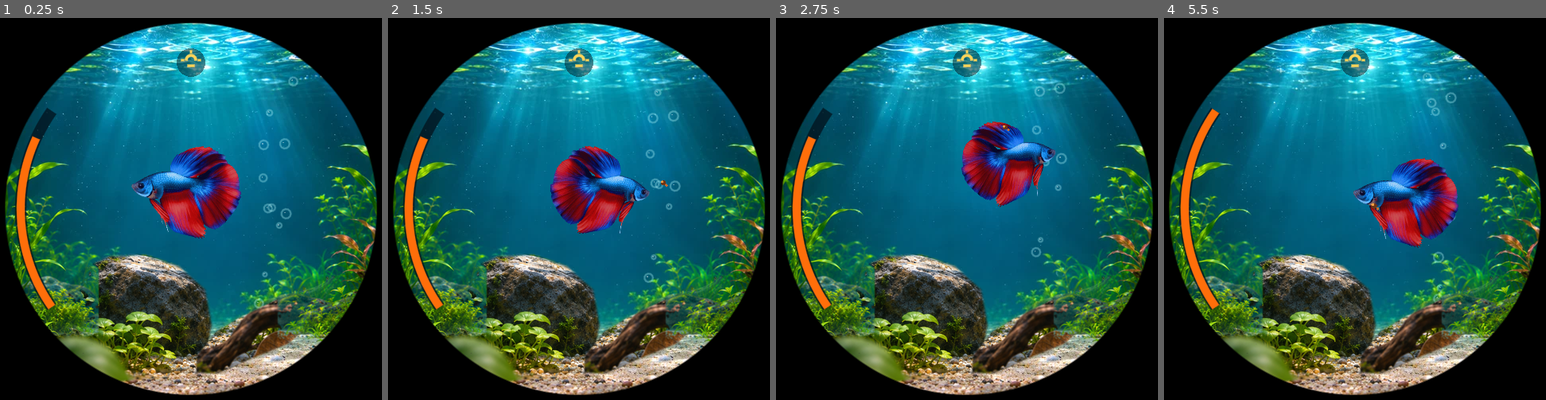
Above: before the commit, frames 1-4 (left to right).
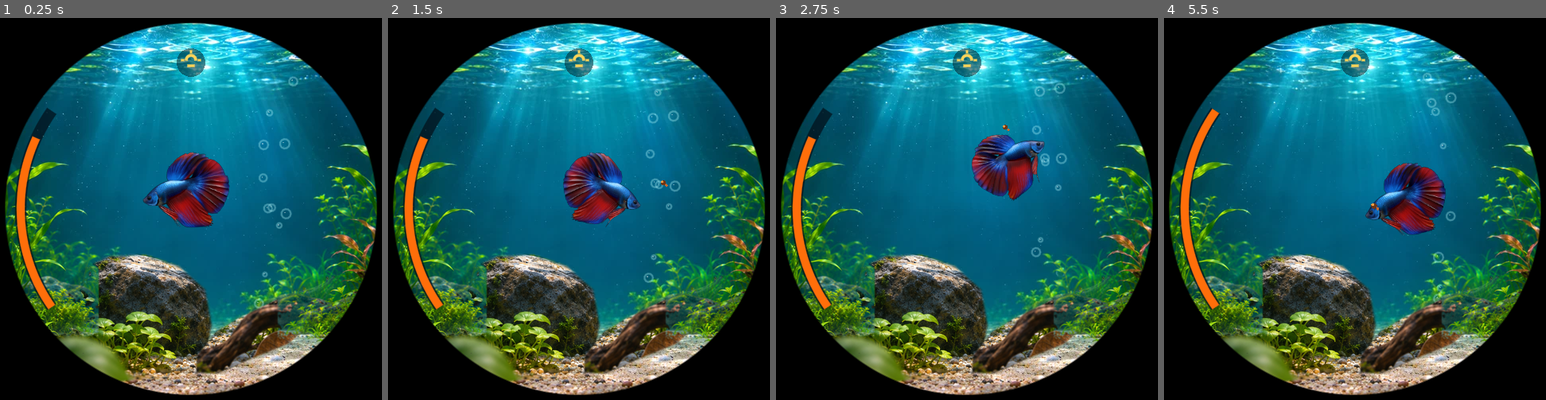
Above: after the commit, the same moments.

Repository: tunaiex/PETSHOP
Game: Godot game, scene res://sahneler/akvaryum.tscn
Two runs of this game, one before a commit and one after it. Both use one fixed random seed, a clock stepped at 60 frames per second and the inputs below.
Inputs (mouse positions are in pixels of both pictures, inside the frame that each line leads up to):
- Up to frame 1 (0.25 s): no input
- Up to frame 2 (1.5 s): tap Enter at 0.5 s; move the mouse to (663, 189) at 0.52 s; tap Z at 0.6 s; click (663, 189) at 0.67 s; drag from (502, 228) to (559, 285) at 1.27 s
- Up to frame 3 (2.75 s): move the mouse to (1005, 124) at 2.02 s; tap Z at 2.1 s; click (1005, 124) at 2.17 s
- Up to frame 4 (5.5 s): drag from (1335, 285) to (1240, 151) at 2.77 s; move the mouse to (1469, 266) at 3.52 s; tap Z at 3.6, 5.1 s; click (1469, 266) at 3.67 s; drag from (1240, 151) to (1297, 113) at 4.27 s; move the mouse to (1374, 209) at 5.02 s; click (1374, 209) at 5.17 s

The runs differ from the first frame. In frame 1, 4.1% of the frame differs, in the area x 34-64%, y 33-58%; in frame 2, 3.6%; in frame 3, 3.2%; in frame 4, 3.9%.

Commit message:
Balığı gerçek 3B modele geçir (SubViewport + yüzme gölgelendiricisi)
Co-Authored-By: Claude Opus 5.5 <noreply@anthropic.com>
Claude-Session: https://claude.ai/code/session_015MbJhn46P53U1WkoUEXvPy

Diff:
--- a/CepAkvaryumu_DerinlikV2/betikler/akvaryum.gd
+++ b/CepAkvaryumu_DerinlikV2/betikler/akvaryum.gd
@@ -1,7 +1,8 @@
 extends Node2D
-## Cep Akvaryumu — 2. asama: 2,5D derinlik, besleme, kayit ve isik.
-## Bu gercek bir 3D fizik dunyasi degil; Z ekseni, boyut ve cizim sirasi ile
-## saatte cok daha az pil tuketen on/arka etkisi olusturur.
+## Cep Akvaryumu — 3. asama: gercek 3B betta, 2,5D derinlik, besleme, kayit ve isik.
+## Balik gercek 3B model olarak kucuk bir SubViewport'ta (Balik3D) cizilir;
+## akvaryum dekoru 2B katmandir. On/arka etkisi Z ekseni, boyut ve cizim
+## sirasi ile saglanir; tam 3B sahneye gore saatte daha az pil tuketir.
 
 const MERKEZ := Vector2(240.0, 240.0)
 const KAYIT_YOLU := "user://akvaryum_kaydi.json"
@@ -10,6 +11,7 @@
 const KAYDIRMA_ESIGI := 60.0
 
 @onready var balik: Sprite2D = $Balik
+@onready var balik_3d: SubViewport = $Balik3D
 @onready var yem_gorseli: Node2D = $Yem
 @onready var gosterge: Node2D = $Gosterge
 
@@ -24,6 +26,7 @@
 var yon := Vector3(-1.0, 0.0, 0.0)
 var yuzme_zamani := 0.0
 var bekleme_suresi := 0.0
+var anlik_hiz := 0.0
 var hedef_sayaci := 0
 
 var yem_var := false
@@ -48,6 +51,7 @@
 
 func _ready() -> void:
 	randomize()
+	balik.texture = balik_3d.get_texture()
 	_kaydi_yukle()
 	_zaman_farkini_uygula()
 	Engine.max_fps = 20 if isik_acik else 6
@@ -79,7 +83,9 @@
 		_yemi_gorsellestir()
 	else:
 		# Isik kapaliyken yuzme ve sensor okumasi durur.
+		anlik_hiz = 0.0
 		_baligi_gorsellestir()
+	balik_3d.guncelle(yon, anlik_hiz, delta, not isik_acik)
 
 	kayit_sayaci += delta
 	if kayit_sayaci >= 15.0:
@@ -158,6 +164,7 @@
 
 func _baligi_hareket_ettir(delta: float) -> void:
 	irkilme_beklemesi = maxf(0.0, irkilme_beklemesi - delta)
+	anlik_hiz = lerpf(anlik_hiz, 0.0, minf(1.0, delta * 3.0))
 	if bekleme_suresi > 0.0 and not yem_var:
 		bekleme_suresi -= delta
 		return
@@ -179,6 +186,7 @@
 	hiz += 7.0 * hareket_siddeti
 	var adim := fark.normalized() * minf(mesafe, hiz * delta)
 	balik_konumu = _sinirla(balik_konumu + adim)
+	anlik_hiz = adim.length() / maxf(delta, 0.001)
 	yon = yon.lerp(fark.normalized(), minf(1.0, delta * 2.4)).normalized()
 
 
@@ -219,18 +227,15 @@
 func _baligi_gorsellestir() -> void:
 	# Arkadaki balik daha kucuk ve mavimsi gozukur.
 	var derinlik := balik_konumu.z
-	var boyut: float = lerpf(0.66, 0.43, derinlik)
+	var boyut: float = lerpf(0.82, 0.54, derinlik)
 	var solukluk: float = lerpf(1.0, 0.77, derinlik)
 	balik.modulate = Color(solukluk * 0.91, solukluk * 0.98, 1.0, 1.0)
 	balik.position = MERKEZ + Vector2(
 		balik_konumu.x,
 		balik_konumu.y - derinlik * 14.0 + sin(yuzme_zamani * 2.0) * 1.7
 	)
-	balik.scale = Vector2(boyut, boyut * (1.0 + sin(yuzme_zamani * 3.7) * 0.01))
-	# 16 farkli turntable acisi: sadece yatay cevirme degil, on/arka yonu da var.
-	var aci := atan2(yon.z, yon.x)
-	balik.frame = posmod(int(round((aci + PI) / TAU * 16.0)), 16)
-	balik.rotation = clampf(yon.y * 0.16, -0.15, 0.15)
+	balik.scale = Vector2(boyut, boyut)
+	# Yon ve egim artik 3B modelin kendisinde (betikler/balik_3d.gd).
 
 	# Cizim sirasi = Z. Z>0.64: tasin/kutugun arkasinda;
 	# ortada: tasin onunde ama kutugun ve yapraklarin arkasinda;
--- /dev/null
+++ b/CepAkvaryumu_DerinlikV2/betikler/balik_3d.gd
@@ -0,0 +1,80 @@
+extends SubViewport
+## Gercek 3B betta: GLB modeli bu kucuk SubViewport'ta cizilir, sonuc
+## 2B sahnedeki "Balik" Sprite2D'sine doku olarak verilir. Boylece kaya /
+## kutuk / yaprak arkasina gecme (z_index) sistemi aynen calismaya devam eder.
+
+const MODEL := preload("res://modeller/beta3d.glb")
+const YUZME := preload("res://golgeler/yuzme.gdshader")
+
+var pivot := Node3D.new()
+var malzeme := ShaderMaterial.new()
+var faz := 0.0
+var yalpa := 0.0
+var onceki_sapma := 0.0
+
+
+func _ready() -> void:
+	own_world_3d = true
+	transparent_bg = true
+	msaa_3d = Viewport.MSAA_2X
+	render_target_update_mode = SubViewport.UPDATE_ALWAYS
+
+	var ortam := WorldEnvironment.new()
+	var env := Environment.new()
+	env.background_mode = Environment.BG_CLEAR_COLOR
+	env.ambient_light_source = Environment.AMBIENT_SOURCE_COLOR
+	env.ambient_light_color = Color(0.55, 0.75, 0.9)
+	env.ambient_light_energy = 0.75
+	ortam.environment = env
+	add_child(ortam)
+
+	# Yukaridan gelen gunes isigi (arka plandaki isik huzmeleriyle uyumlu)
+	var isik := DirectionalLight3D.new()
+	isik.rotation_degrees = Vector3(-62.0, 20.0, 0.0)
+	isik.light_energy = 1.15
+	isik.light_color = Color(1.0, 0.97, 0.9)
+	add_child(isik)
+
+	var kamera := Camera3D.new()
+	kamera.fov = 25.0
+	kamera.position = Vector3(0.0, 0.0, 2.9)
+	add_child(kamera)
+
+	add_child(pivot)
+	var model := MODEL.instantiate()
+	pivot.add_child(model)
+	_malzemeyi_degistir(model)
+
+
+func _malzemeyi_degistir(dugum: Node) -> void:
+	if dugum is MeshInstance3D:
+		var eski := (dugum as MeshInstance3D).get_active_material(0)
+		if eski is BaseMaterial3D:
+			malzeme.set_shader_parameter("doku", eski.albedo_texture)
+		malzeme.shader = YUZME
+		dugum.material_override = malzeme
+	for cocuk in dugum.get_children():
+		_malzemeyi_degistir(cocuk)
+
+
+## yon: oyunun koordinatinda (x saga, y asagi, z derine). hiz: piksel/sn.
+func guncelle(yon: Vector3, hiz: float, delta: float, uyuyor: bool) -> void:
+	# Oyun -> 3B: ekran asagisi = -Y, derinlik (cama uzak) = -Z
+	var d := Vector3(yon.x, -yon.y, -yon.z)
+	if d.length_squared() < 0.0001:
+		return
+	d = d.normalized()
+	var sapma := atan2(-d.x, -d.z)
+	var egim := clampf(asin(clampf(d.y, -1.0, 1.0)), -0.45, 0.45)
+
+	# Donerken hafif yana yatma
+	var donus := wrapf(sapma - onceki_sapma, -PI, PI) / maxf(delta, 0.001)
+	onceki_sapma = sapma
+	yalpa = lerpf(yalpa, clampf(-donus * 0.12, -0.35, 0.35), minf(1.0, delta * 3.0))
+	pivot.rotation = Vector3(egim, sapma, yalpa)
+
+	var etkinlik := 0.15 if uyuyor else clampf(hiz / 66.0, 0.0, 1.0)
+	faz += delta * lerpf(3.0, 13.0, etkinlik)
+	malzeme.set_shader_parameter("faz", faz)
+	malzeme.set_shader_parameter("genlik", lerpf(0.025, 0.075, etkinlik))
+	malzeme.set_shader_parameter("yuzgec", 0.012 if uyuyor else 0.028)
--- /dev/null
+++ b/CepAkvaryumu_DerinlikV2/golgeler/yuzme.gdshader
@@ -0,0 +1,29 @@
+shader_type spatial;
+// Iskeletsiz betta modeline yuzme hareketi: govde dalgasi + yuzgec titremesi.
+// Model yerel ekseni: bas -Z (z = -0.5), kuyruk +Z (z = +0.5), yukari +Y.
+render_mode cull_disabled;
+
+uniform sampler2D doku : source_color, filter_linear_mipmap;
+uniform float faz = 0.0;        // betikten ilerletilir; hiz artinca hizlanir
+uniform float genlik = 0.05;    // govde kivrilma miktari
+uniform float yuzgec = 0.025;   // yuzgec dalgalanmasi
+
+void vertex() {
+	// 0 = bas/govde onu, 1 = kuyruk ucu
+	float kuyruk = clamp((VERTEX.z + 0.2) / 0.7, 0.0, 1.0);
+	VERTEX.x += sin(faz - VERTEX.z * 7.0) * genlik * kuyruk * kuyruk;
+	// Bas, kuyruga ters yonde hafifce salinir
+	VERTEX.x -= sin(faz) * genlik * 0.2 * (1.0 - kuyruk);
+	// Govde ekseninden uzak noktalar (sirt / karin / kuyruk yuzgecleri)
+	float kanat = smoothstep(0.12, 0.45, abs(VERTEX.y)) + kuyruk * 0.5;
+	VERTEX.x += sin(faz * 0.6 + VERTEX.z * 9.0 + VERTEX.y * 6.0) * yuzgec * kanat;
+}
+
+void fragment() {
+	ALBEDO = texture(doku, UV).rgb;
+	ROUGHNESS = 0.45;
+	SPECULAR = 0.6;
+	// Pul parlamasi: kenara bakan yuzeylerde hafif mavi isilti
+	float kenar = pow(1.0 - clamp(dot(NORMAL, VIEW), 0.0, 1.0), 3.0);
+	EMISSION = vec3(0.05, 0.18, 0.3) * kenar;
+}
--- a/CepAkvaryumu_DerinlikV2/sahneler/akvaryum.tscn
+++ b/CepAkvaryumu_DerinlikV2/sahneler/akvaryum.tscn
@@ -1,8 +1,8 @@
-[gd_scene load_steps=12 format=3]
+[gd_scene load_steps=11 format=3]
 
 [ext_resource type="Script" path="res://betikler/akvaryum.gd" id="1_root"]
 [ext_resource type="Texture2D" path="res://gorseller/arka_plan.webp" id="2_bg"]
-[ext_resource type="Texture2D" path="res://gorseller/betta_yonler.png" id="3_fish"]
+[ext_resource type="Script" path="res://betikler/balik_3d.gd" id="3_fish3d"]
 [ext_resource type="Texture2D" path="res://gorseller/tas_on.png" id="4_rock"]
 [ext_resource type="Texture2D" path="res://gorseller/kutuk_on.png" id="5_wood"]
 [ext_resource type="Texture2D" path="res://gorseller/yaprak_on.png" id="6_plants"]
@@ -23,13 +23,15 @@
 z_index = -6
 script = ExtResource("9_bub")
 
+[node name="Balik3D" type="SubViewport" parent="."]
+own_world_3d = true
+transparent_bg = true
+size = Vector2i(192, 192)
+render_target_update_mode = 4
+script = ExtResource("3_fish3d")
+
 [node name="Balik" type="Sprite2D" parent="."]
 position = Vector2(240, 220)
-texture = ExtResource("3_fish")
-hframes = 4
-vframes = 4
-frame = 0
-scale = Vector2(0.6, 0.6)
 
 [node name="Yem" type="Node2D" parent="."]
 z_index = 8
Not shown, changed: CepAkvaryumu_DerinlikV2/KAYNAK_LISANS.txt
Not shown, changed: CepAkvaryumu_DerinlikV2/BENI_OKU.md
